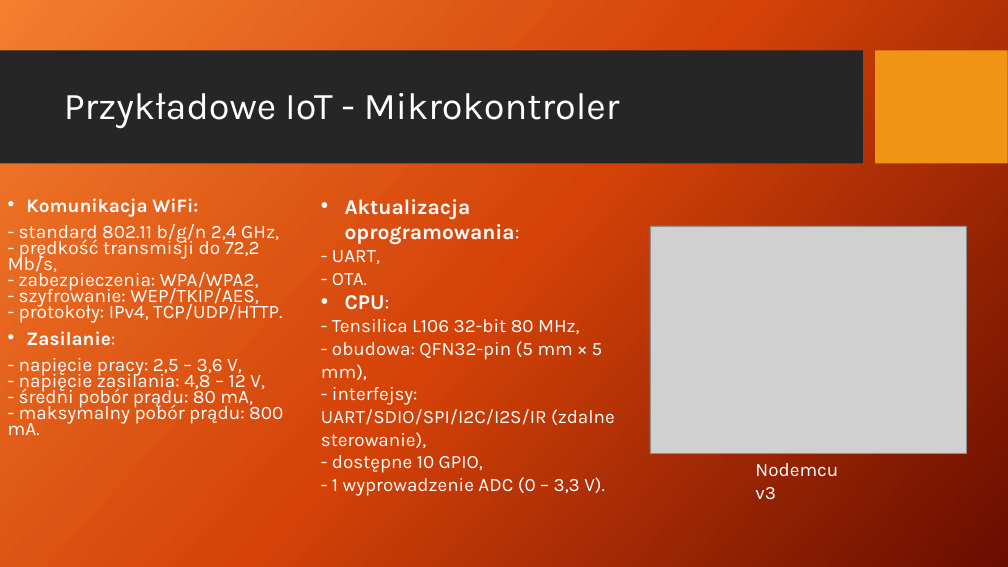
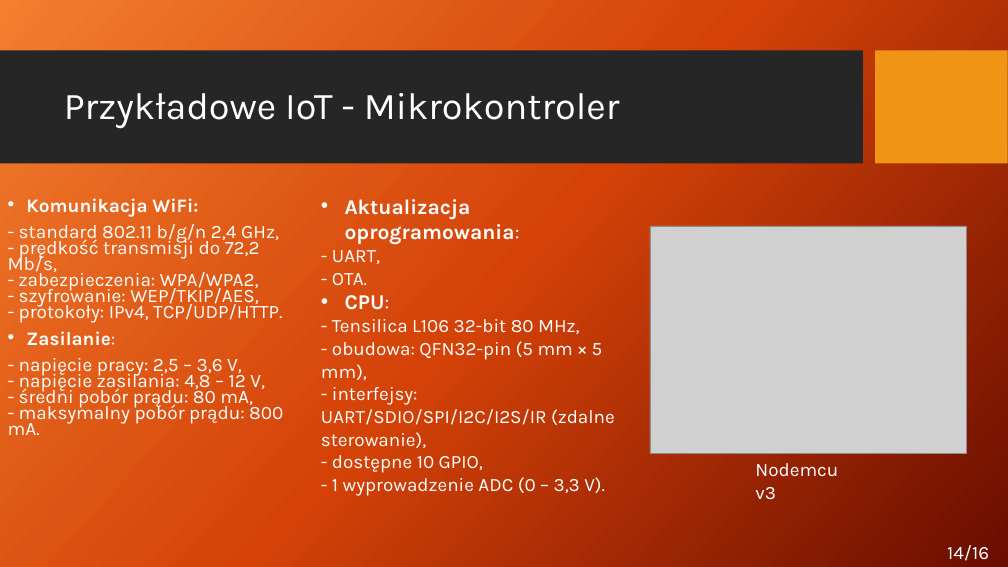
Before and after one commit to AdamStudies-PWR/ProjektZespolowyPWR, a slide deck: slide 14 of przentacja.pptx (slide 13 before the commit). Drawn at 1008x567 pixels with LibreOffice and Linux fonts; fonts in the diff are those of the drawing; grey boxes stand for pictures; background and template pictures are left out. Boxes give left, top, right and bottom in pixels: in the first picture for what was removed or moved away, otherwise in the second. Text is boxed around its words. In the diff, an @@ line names an element or a change of style, - is before the commit and + after.

```diff
--- a/przentacja.pptx
+++ b/przentacja.pptx
@@ text added at (947, 545, 989, 561), 18 pt, text #FFFFFF @@
+14/16
```
Also in this commit, not shown: 14 other slides changed, 1 slide added, 1 other file.
